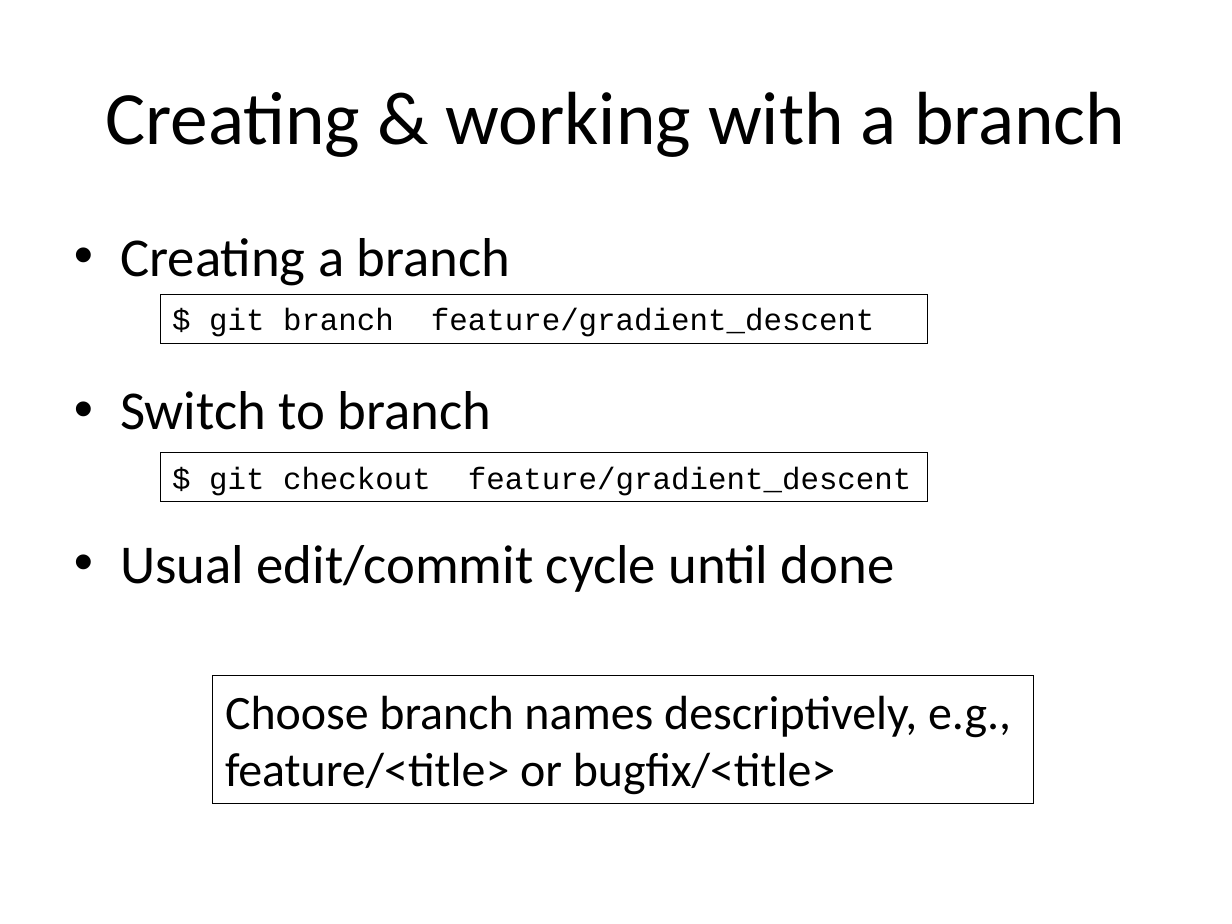
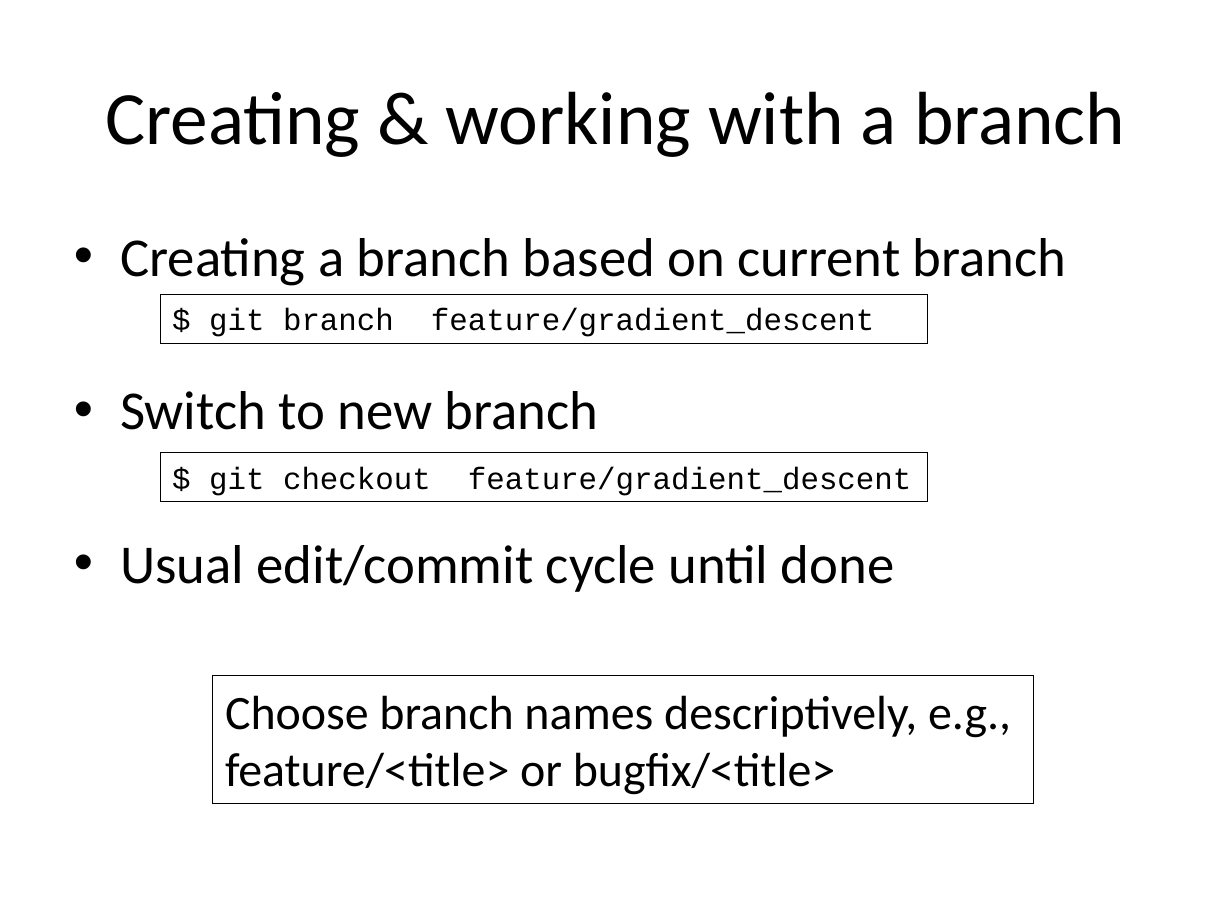
Before and after one commit to gjbex/training-material, a slide deck: slide 39 of LinuxTools/VersionControl/version_control_git.pptx (slide 37 before the commit). Drawn at 1232x924 pixels with LibreOffice and Linux fonts; fonts in the diff are those of the drawing. Boxes give left, top, right and bottom in pixels: in the first picture for what was removed or moved away, otherwise in the second. Text is boxed around its words. In the diff, an @@ line names an element or a change of style, - is before the commit and + after.

```diff
--- a/LinuxTools/VersionControl/version_control_git.pptx
+++ b/LinuxTools/VersionControl/version_control_git.pptx
@@ text at box(120, 238, 1067, 430): text changed @@
-• Creating a branch
-• Switch to branch
+• Creating a branch based on current branch
+• Switch to new branch
```
Also in this commit, not shown: 14 other slides changed, 3 slides added.
